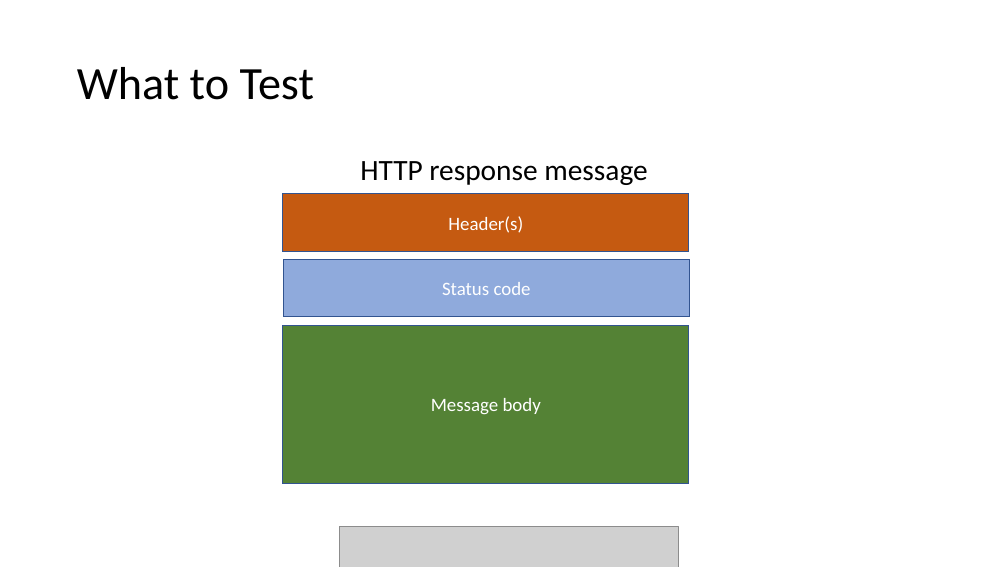
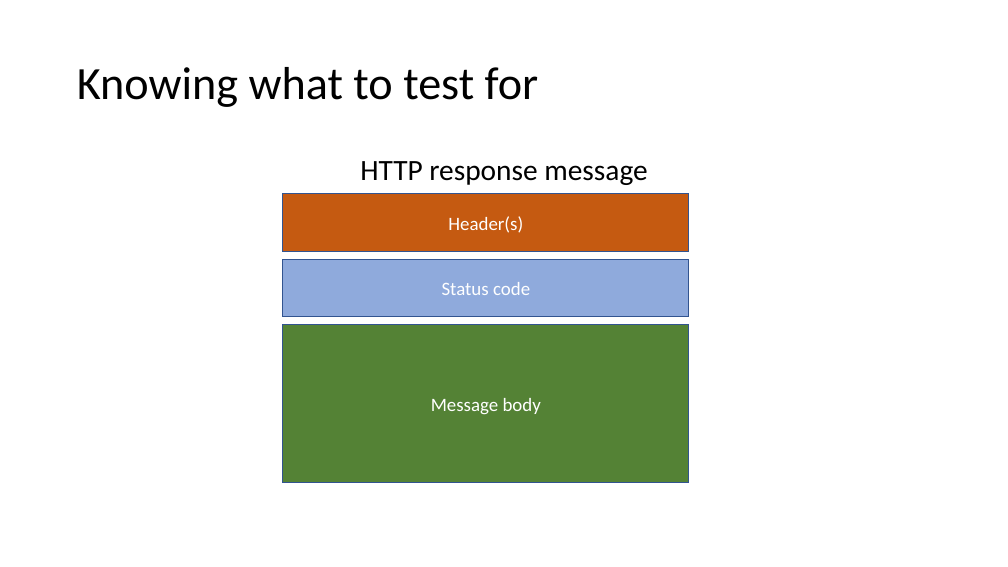
Before and after one commit to CarrieEBeaton/How_Session_Dotnet_Core_Web_Api, a slide deck: slide 5 of Session_1_Md/slides/PostmanTesting.pptx. Drawn at 1008x567 pixels with LibreOffice and Linux fonts; fonts in the diff are those of the drawing; grey boxes stand for pictures. Boxes give left, top, right and bottom in pixels: in the first picture for what was removed or moved away, otherwise in the second. Text is boxed around its words. In the diff, an @@ line names an element or a change of style, - is before the commit and + after.

```diff
--- a/Session_1_Md/slides/PostmanTesting.pptx
+++ b/Session_1_Md/slides/PostmanTesting.pptx
@@ title at <box>77,67,539,107</box>: text changed @@
-What to Test
+Knowing what to test for
@@ picture removed at <box>340,526,679,567</box> @@
```
Also in this commit, not shown: 5 other slides changed, 2 other files.
